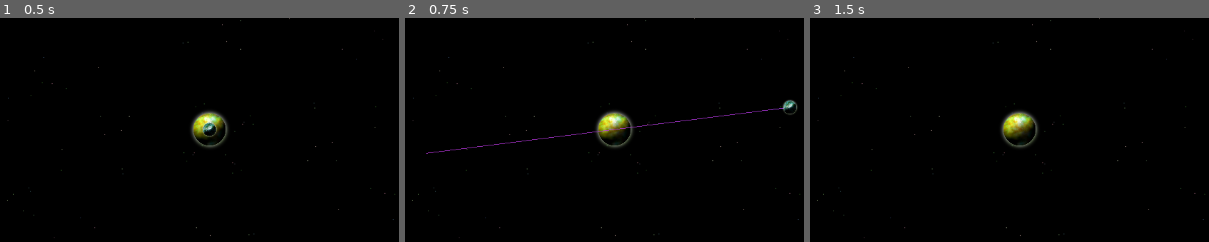
Above: before the commit, frames 1-3 (left to right).
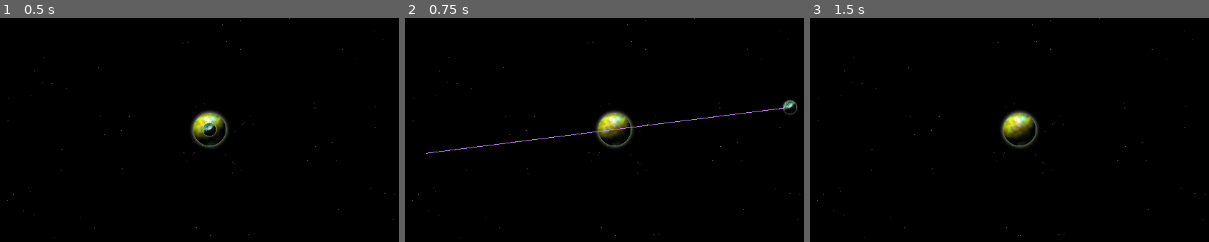
Above: after the commit, the same moments.

Repository: rkmoon/project-space-balls
Game: Godot game, scene res://Scenes/test_scene.tscn
Two runs of this game, one before a commit and one after it. Both use one fixed random seed, a clock stepped at 60 frames per second and the inputs below. The project has no main scene, so this scene is started directly.
Inputs (mouse positions are % of the whole screen's width and height, from its top left):
- Up to frame 1 (0.5 s): no input
- Up to frame 2 (0.75 s): tap Enter at 0.5 s; move the mouse to (72, 45) at 0.52 s; press the mouse at (72, 45) at 0.53 s
- Up to frame 3 (1.5 s): tap Space at 1.25 s; move the mouse to (30, 55) at 1.27 s; release the mouse at (30, 55) at 1.28 s; click (30, 55) at 1.35 s
The pictures show only the part of the screen within x 24-74%, y 25-75%; the shares and areas given below are measured in that part.

Frame 1 is identical in both runs. In frame 2, 0.4% of the frame differs, in the area x 5-95%, y 40-61%; in frame 3, nothing differs.

Commit message:
Changed prediction and step to export vars

Diff:
--- a/Scenes/test_scene.tscn
+++ b/Scenes/test_scene.tscn
@@ -49,9 +49,9 @@
 [node name="OrbitingPlanet" type="RigidBody2D" parent="." node_paths=PackedStringArray("gravity_node")]
 position = Vector2(-195, 0)
 script = ExtResource("2_n62oi")
-color_gradient = null
 gravity_node = NodePath("../MiddlePlanet/Gravity")
-color_gradient = [Color(0.849497, 0.18215, 0.807406, 0.5), Color(0.63064, 0.269606, 0.980716, 0.5)]
+color_gradient = Array[Color]([Color(0.849497, 0.18215, 0.807406, 0.5), Color(0.63064, 0.269606, 0.980716, 0.5), Color(0.787546, 0.917811, 0, 1), Color(0, 0, 0.972549, 1), Color(0.636237, 0.380871, 0.790991, 1), Color(0.761895, 0.523715, 0.984957, 1)])
+prediction_time = 500.0
 
 [node name="CollisionShape2D" type="CollisionShape2D" parent="OrbitingPlanet"]
 shape = SubResource("CircleShape2D_shfy3")
--- a/planet.gd
+++ b/planet.gd
@@ -2,6 +2,8 @@
 
 @export var gravity_node : Node2D
 @export var color_gradient: Array[Color] = [Color(1, 1, 1, 0.5), Color(1, 0, 0, 0.5)]  # Default gradient from white to red
+@export var prediction_time: float = 10.0
+@export var step : float = 0.1
 
 var click_position: Vector2 = Vector2.ZERO
 var is_dragging: bool = false
@@ -45,9 +47,6 @@
 
 	var velocity = -direction * force
 
-	var prediction_time = 10.0  # Adjust this time to match how far ahead you want to predict the trajectory
-	var step = 0.1  # Time step for each prediction point
-
 	var current_position = position
 	var current_velocity = velocity
 
